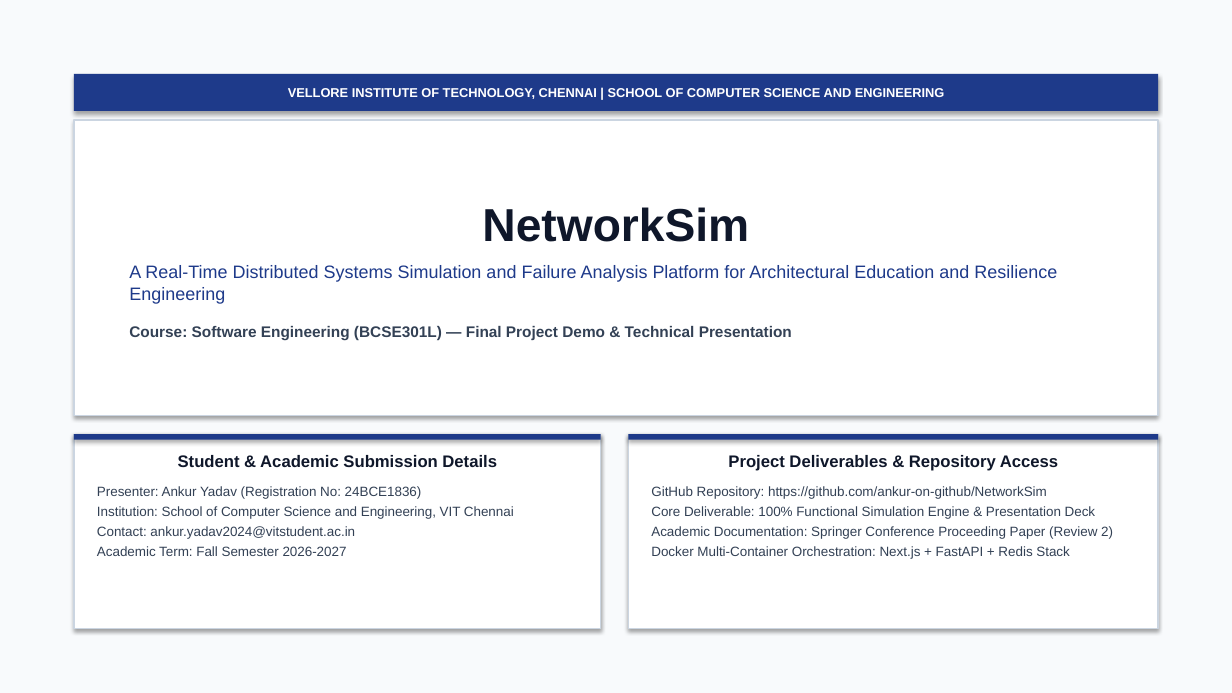
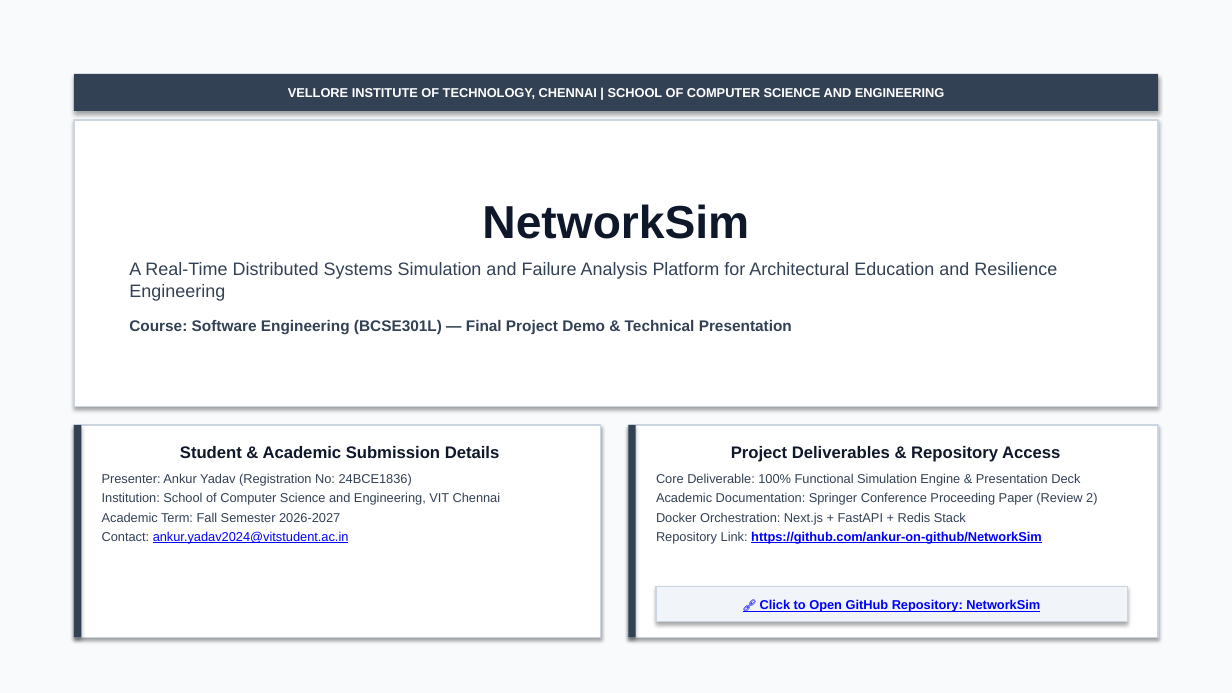
Before and after one commit to ankur-on-github/NetworkSim, a slide deck: slide 1 of University_Submissions/24BCE1836_NetworkSim_Presentation.pptx. Drawn at 1232x693 pixels with LibreOffice and Linux fonts; fonts in the diff are those of the drawing. Boxes give left, top, right and bottom in pixels: in the first picture for what was removed or moved away, otherwise in the second. Text is boxed around its words. In the diff, an @@ line names an element or a change of style, - is before the commit and + after.

Commit message:
Final submission deliverables: sanitize metadata, add clickable links, and standardize presentation artifacts

```diff
--- a/University_Submissions/24BCE1836_NetworkSim_Presentation.pptx
+++ b/University_Submissions/24BCE1836_NetworkSim_Presentation.pptx
@@ rectangle "VELLORE INSTITUTE OF TECHNOLOGY, CHENNAI ..." at box(74, 74, 1158, 111): fill #1E3A8A to #334155 @@
@@ rectangle "NetworkSim": place and size @@
-rectangle "NetworkSim" at box(74, 120, 1158, 416)
+rectangle "NetworkSim" at box(74, 120, 1158, 407)
@@ text in rectangle at box(129, 262, 1057, 301): text colour #1E3A8A to #334155 in "A Real-Time Distributed Systems Simulation and Failure ..."; less space between paragraphs @@
@@ rectangle "Student & Academic Submission Details": place and size @@
-rectangle "Student & Academic Submission Details" at box(74, 434, 601, 628)
+rectangle "Student & Academic Submission Details" at box(74, 425, 601, 638)
@@ rectangle removed at box(74, 434, 601, 440) @@
@@ rectangle added at box(74, 425, 81, 638), fill #334155 @@
@@ text in rectangle at box(180, 446, 500, 458): less space between paragraphs @@
@@ rectangle "Project Deliverables & Repository Access": place and size @@
-rectangle "Project Deliverables & Repository Access" at box(628, 434, 1158, 628)
+rectangle "Project Deliverables & Repository Access" at box(628, 425, 1158, 638)
@@ rectangle removed at box(628, 434, 1158, 440) @@
@@ rectangle added at box(628, 425, 636, 638), fill #334155 @@
@@ text in rectangle at box(731, 446, 1060, 462): less space between paragraphs @@
@@ text in rectangle at box(102, 473, 501, 544): text changed; size 10.5 to 10 pt @@
-Presenter: Ankur Yadav (Registration No: 24BCE1836)
-Institution: School of Computer Science and Engineering, VIT Chennai
-Contact: ankur.yadav2024@vitstudent.ac.in
-Academic Term: Fall Semester 2026-2027
+Presenter: Ankur Yadav (Registration No: 24BCE1836)
+Institution: School of Computer Science and Engineering, VIT Chennai
+Academic Term: Fall Semester 2026-2027
+Contact: ankur.yadav2024@vitstudent.ac.in
@@ text in rectangle at box(656, 473, 1097, 544): text changed; size 10.5 to 10 pt @@
-GitHub Repository: https://github.com/ankur-on-github/NetworkSim
-Core Deliverable: 100% Functional Simulation Engine & Presentation Deck
-Academic Documentation: Springer Conference Proceeding Paper (Review 2)
-Docker Multi-Container Orchestration: Next.js + FastAPI + Redis Stack
+Core Deliverable: 100% Functional Simulation Engine & Presentation Deck
+Academic Documentation: Springer Conference Proceeding Paper (Review 2)
+Docker Orchestration: Next.js + FastAPI + Redis Stack
+Repository Link: https://github.com/ankur-on-github/NetworkSim
@@ rectangle added at box(656, 587, 1128, 622), fill #F1F5F9, outline #CBD5E1 1 pt, 10 pt, text #0000FF, bold, underline @@
+🔗 Click to Open GitHub Repository: NetworkSim
```
Also in this commit, not shown: 9 other slides changed, 7 other files.
